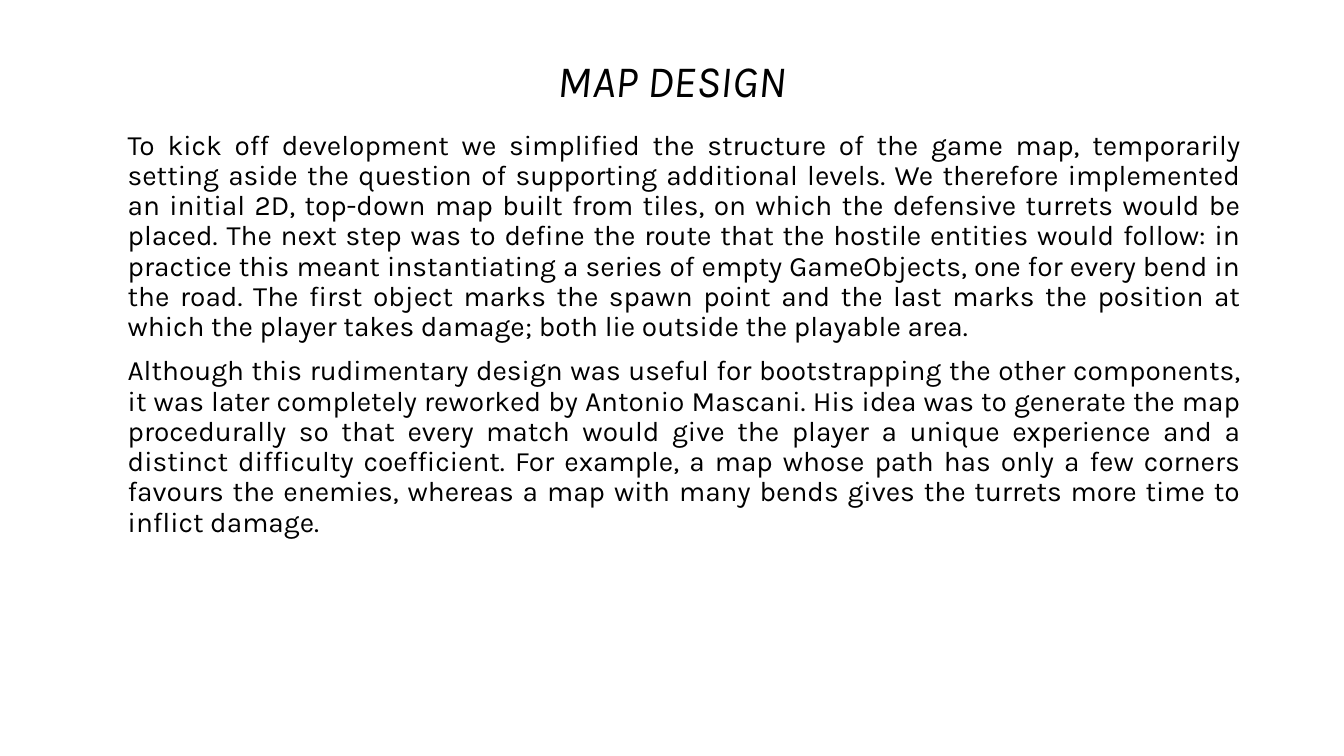
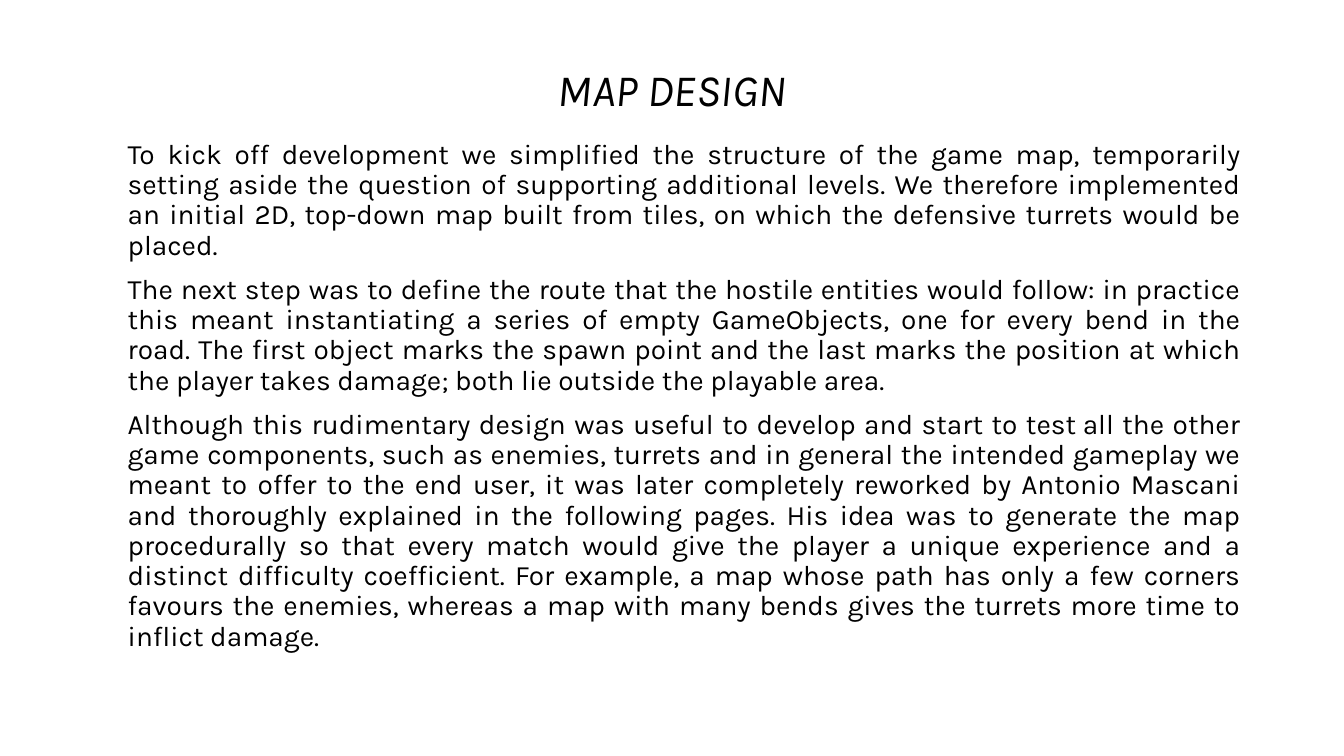
Before and after one commit to DheAnto/TowerDefence, a slide deck: slide 3 of Report Game Dev Eng version.pptx. Drawn at 1344x756 pixels with LibreOffice and Linux fonts; fonts in the diff are those of the drawing. Boxes give left, top, right and bottom in pixels: in the first picture for what was removed or moved away, otherwise in the second. Text is boxed around its words. In the diff, an @@ line names an element or a change of style, - is before the commit and + after.

```diff
--- a/Report Game Dev Eng version.pptx
+++ b/Report Game Dev Eng version.pptx
@@ title "MAP DESIGN": place and size @@
-title "MAP DESIGN" at (558, 68, 786, 98)
+title "MAP DESIGN" at (558, 77, 786, 107)
@@ text at (128, 144, 1240, 653): text changed @@
-To kick off development we simplified the structure of the game map, temporarily setting aside the question of supporting additional levels. We therefore implemented an initial 2D, top-down map built from tiles, on which the defensive turrets would be placed. The next step was to define the route that the hostile entities would follow: in practice this meant instantiating a series of empty GameObjects, one for every bend in the road. The first object marks the spawn point and the last marks the position at which the player takes damage; both lie outside the playable area.
-Although this rudimentary design was useful for bootstrapping the other components, it was later completely reworked by Antonio Mascani. His idea was to generate the map procedurally so that every match would give the player a unique experience and a distinct difficulty coefficient. For example, a map whose path has only a few corners favours the enemies, whereas a map with many bends gives the turrets more time to inflict damage.
+To kick off development we simplified the structure of the game map, temporarily setting aside the question of supporting additional levels. We therefore implemented an initial 2D, top-down map built from tiles, on which the defensive turrets would be placed.
+The next step was to define the route that the hostile entities would follow: in practice this meant instantiating a series of empty GameObjects, one for every bend in the road. The first object marks the spawn point and the last marks the position at which the player takes damage; both lie outside the playable area.
+Although this rudimentary design was useful to develop and start to test all the other game components, such as enemies, turrets and in general the intended gameplay we meant to offer to the end user, it was later completely reworked by Antonio Mascani and thoroughly explained in the following pages. His idea was to generate the map procedurally so that every match would give the player a unique experience and a distinct difficulty coefficient. For example, a map whose path has only a few corners favours the enemies, whereas a map with many bends gives the turrets more time to inflict damage.
```
Also in this commit, not shown: 2 other slides changed, 4 slides added, 1 slide removed.
